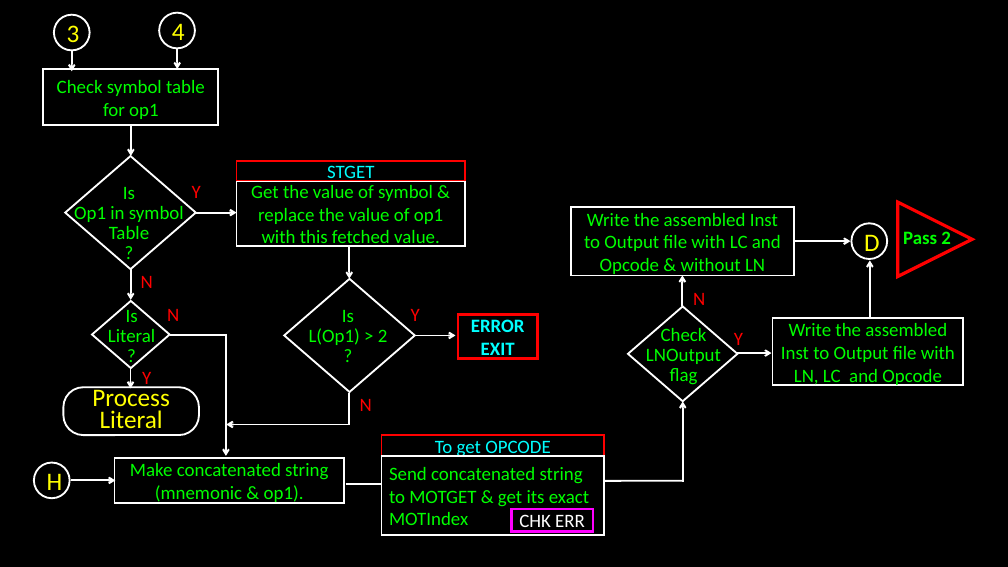
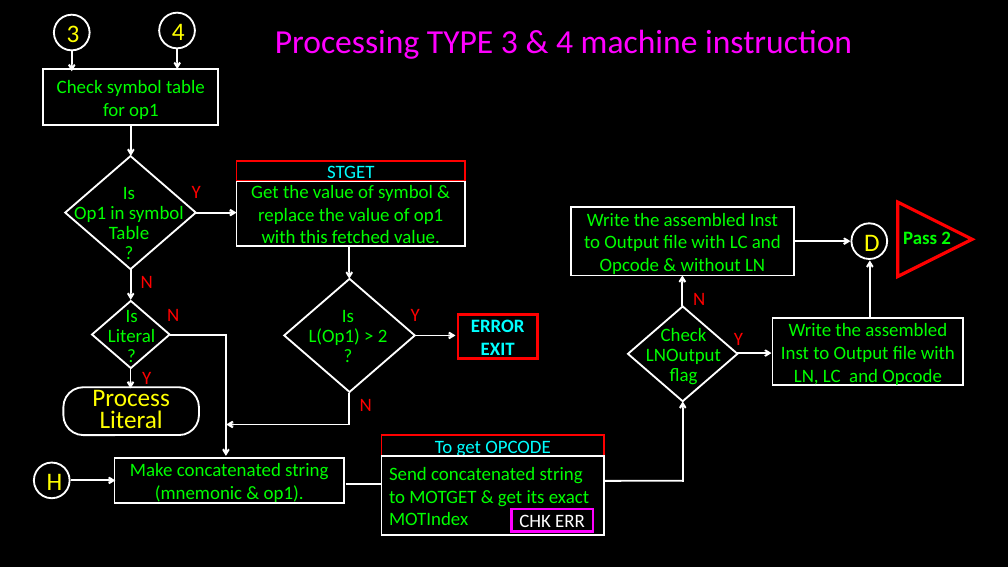
Before and after one commit to bondeabhijeet/8085, a slide deck: slide 6 of Pass 1 8085.pptx. Drawn at 1008x567 pixels with LibreOffice and Linux fonts; fonts in the diff are those of the drawing. Boxes give left, top, right and bottom in pixels: in the first picture for what was removed or moved away, otherwise in the second. Text is boxed around its words. In the diff, an @@ line names an element or a change of style, - is before the commit and + after.

```diff
--- a/Pass 1 8085.pptx
+++ b/Pass 1 8085.pptx
@@ text added at (275,29,852,59), 32 pt, text #FF00FF @@
+Processing TYPE 3 & 4 machine instruction
```
Also in this commit, not shown: 16 other slides changed, 1 slide added, 10 other files.
